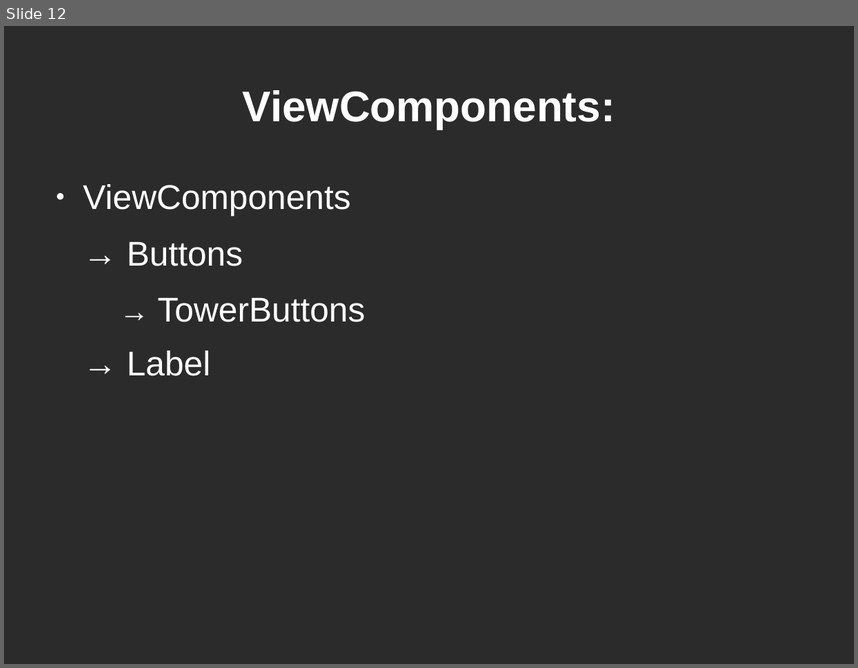
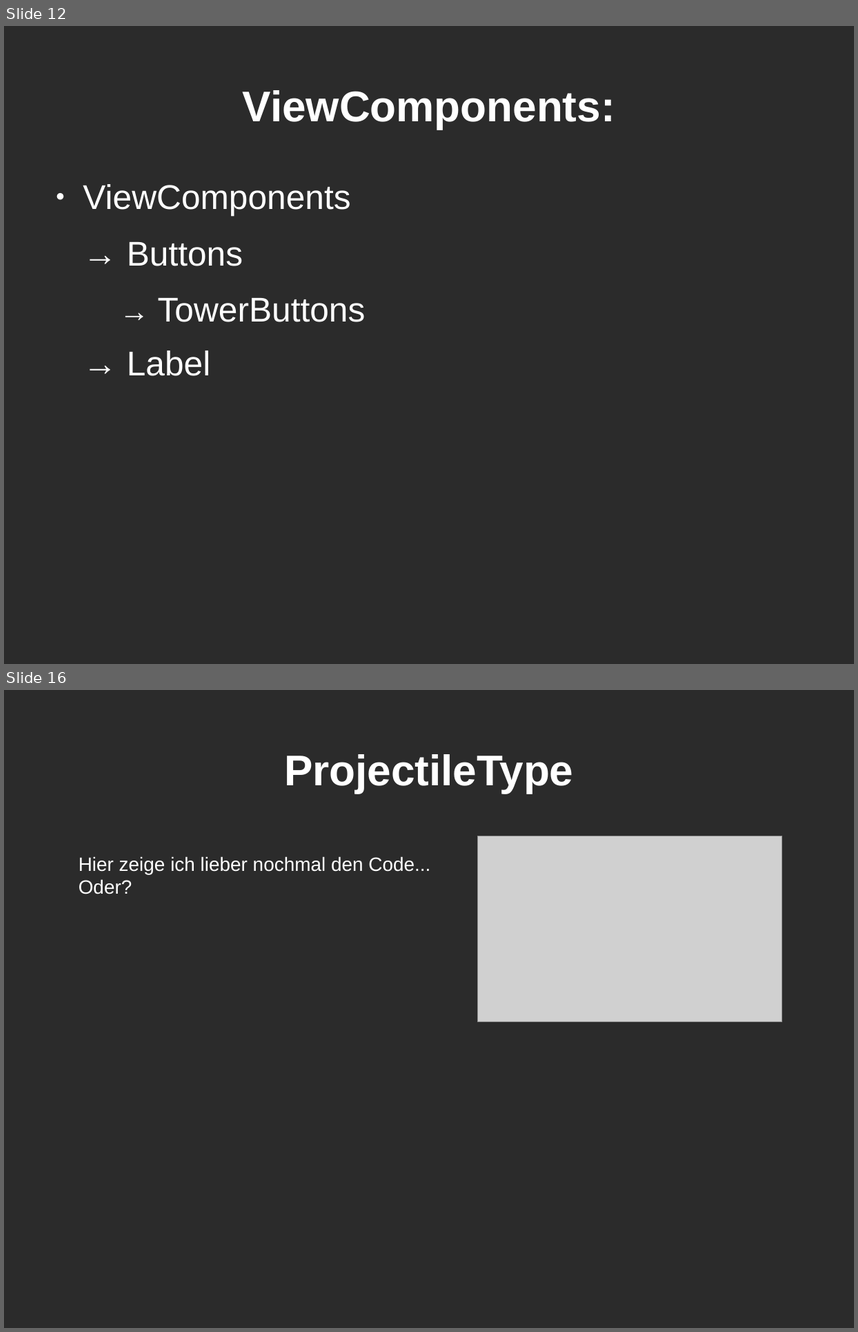
Before and after one commit to Leo1998/Kabuom, a slide deck: projektpräsentation.odp. Shown one above the other, each under a label of ours: slide 12 before the commit, slides 12 and 16 after it; the slides between them are not shown. The pictures are 858x668 and 858x1332 pixels, drawn with LibreOffice and Linux fonts; fonts in the diff are those of the drawing; grey boxes stand for pictures; background and template pictures are left out; a plain dark background stands for a picture behind light text. Boxes give left, top, right and bottom in pixels: in the first picture for what was removed or moved away, otherwise in the second. Text is boxed around its words. In the diff, an @@ line names an element or a change of style, - is before the commit and + after.

```diff
--- a/projektpräsentation.odp
+++ b/projektpräsentation.odp
@@ slide 16 added at [4,690,854,1328], background picture (left out) @@
@@ title added at [284,754,573,793], 40 pt, text #FFFFFF, bold @@
+ProjectileType
@@ picture added at [477,836,782,1022] @@
@@ text added at [79,856,430,894], 18 pt, text #FFFFFF @@
+Hier zeige ich lieber nochmal den Code...
+Oder?
```
Also in this commit, not shown: 2 slides changed, 7 other slides added.
